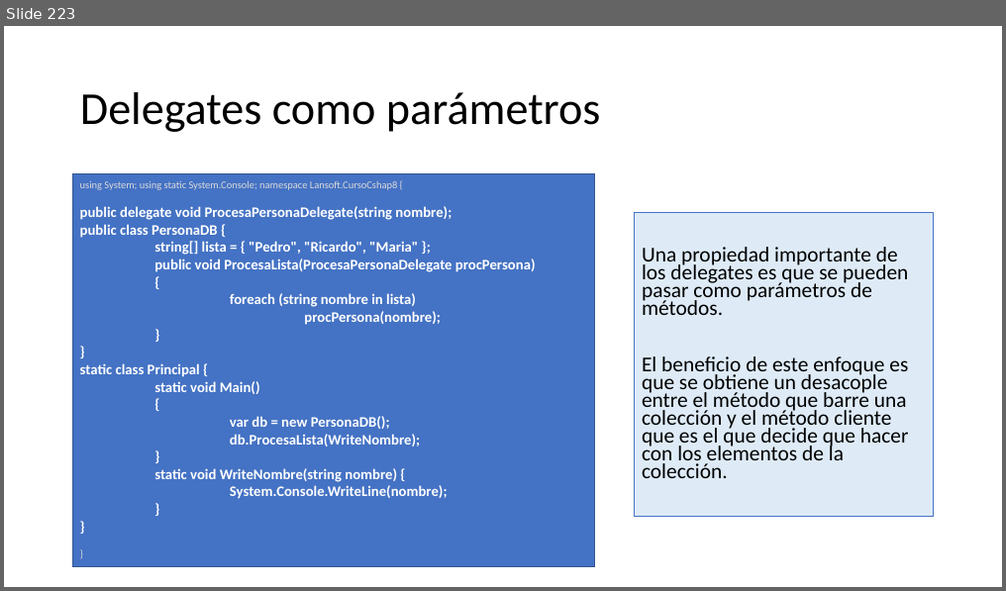
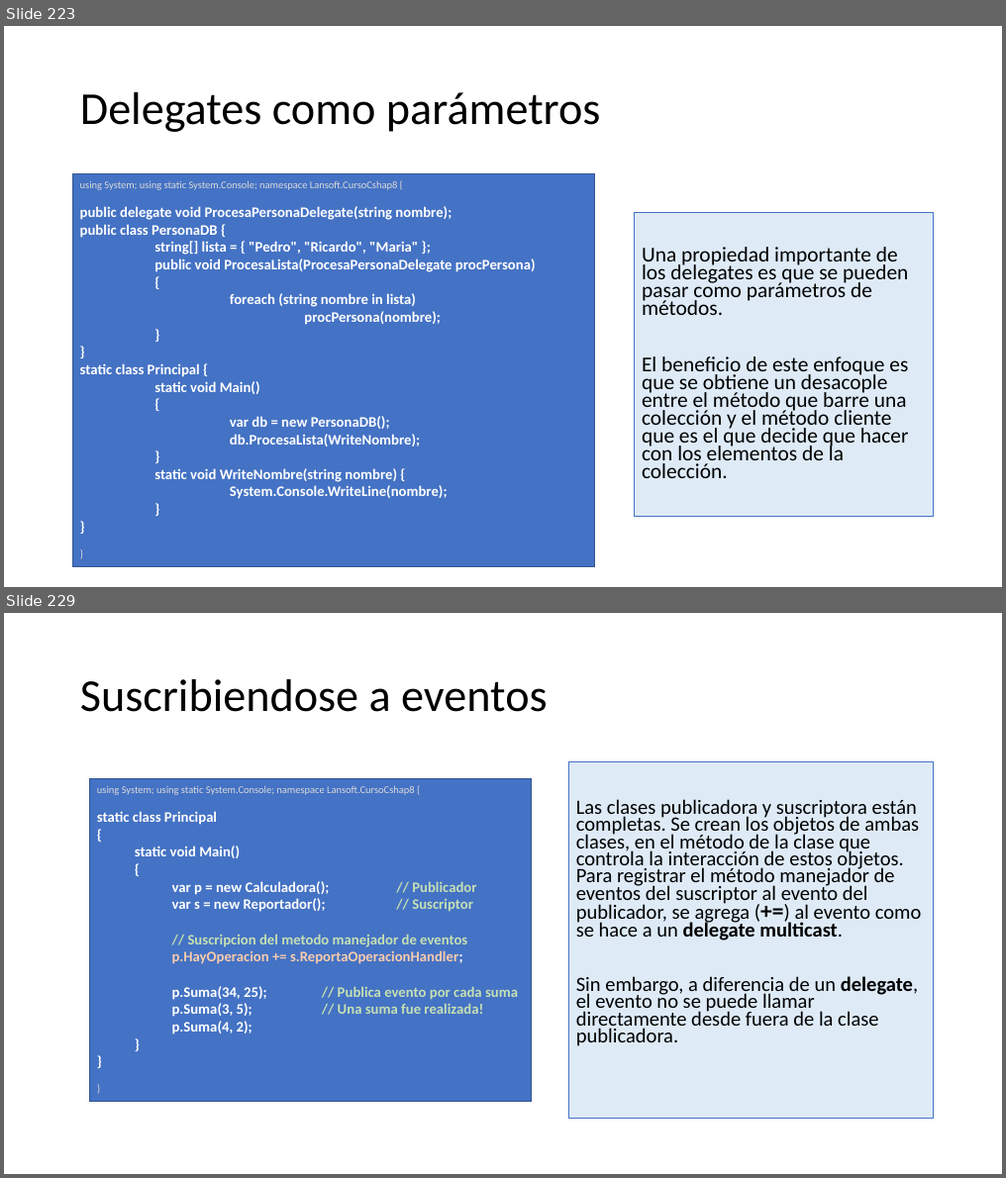
Before and after one commit to AlbertOsinaga/CursoCSharp__8, a slide deck: CSharpQuickReferencia.pptx. Shown one above the other, each under a label of ours: slide 223 before the commit, slides 223 and 229 after it; the slides between them are not shown. The pictures are 1006x591 and 1006x1178 pixels, drawn with LibreOffice and Linux fonts; fonts in the diff are those of the drawing. Boxes give left, top, right and bottom in pixels: in the first picture for what was removed or moved away, otherwise in the second. Text is boxed around its words. In the diff, an @@ line names an element or a change of style, - is before the commit and + after.

```diff
--- a/CSharpQuickReferencia.pptx
+++ b/CSharpQuickReferencia.pptx
@@ slide 229 added at [4,613,1002,1174], background #FFFFFF @@
@@ title added at [80,679,547,712], 44 pt, text #000000 @@
+Suscribiendose a eventos
@@ rectangle added at [90,779,532,1102], fill #4472C4, outline #325491 1 pt, 14 pt, text #FFFFFF, bold @@
+using System; using static System.Console; namespace Lansoft.CursoCshap8 {
+static class Principal
+{
+  static void Main()
+  {
+    var p = new Calculadora(); // Publicador
+    var s = new Reportador(); // Suscriptor
+    // Suscripcion del metodo manejador de eventos
+    p.HayOperacion += s.ReportaOperacionHandler;
+    p.Suma(34, 25); // Publica evento por cada suma
+    p.Suma(3, 5); // Una suma fue realizada!
+    p.Suma(4, 2);
+  }
+}
+}
@@ text added at [568,762,933,1119], fill #DEEBF7, outline #4472C4 0.75 pt, 19.6 pt, text #000000 @@
+Las clases publicadora y suscriptora están completas. Se crean los objetos de ambas clases, en el método de la clase que controla la interacción de estos objetos. Para registrar el método manejador de eventos del suscriptor al evento del publicador, se agrega (+=) al evento como se hace a un delegate multicast.
+Sin embargo, a diferencia de un delegate, el evento no se puede llamar directamente desde fuera de la clase publicadora.
```
Also in this commit, not shown: 6 other slides added, 1 other file.
